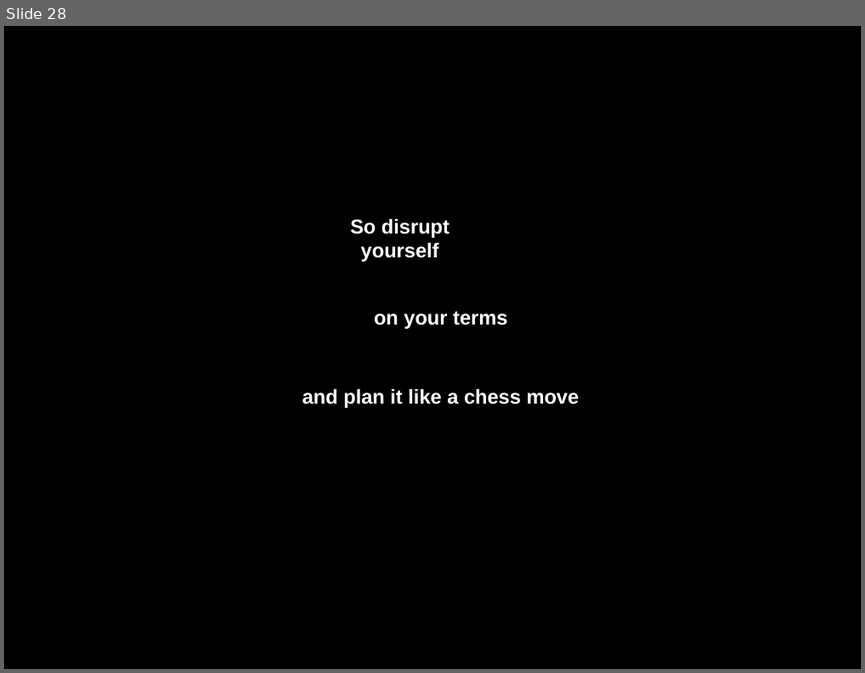
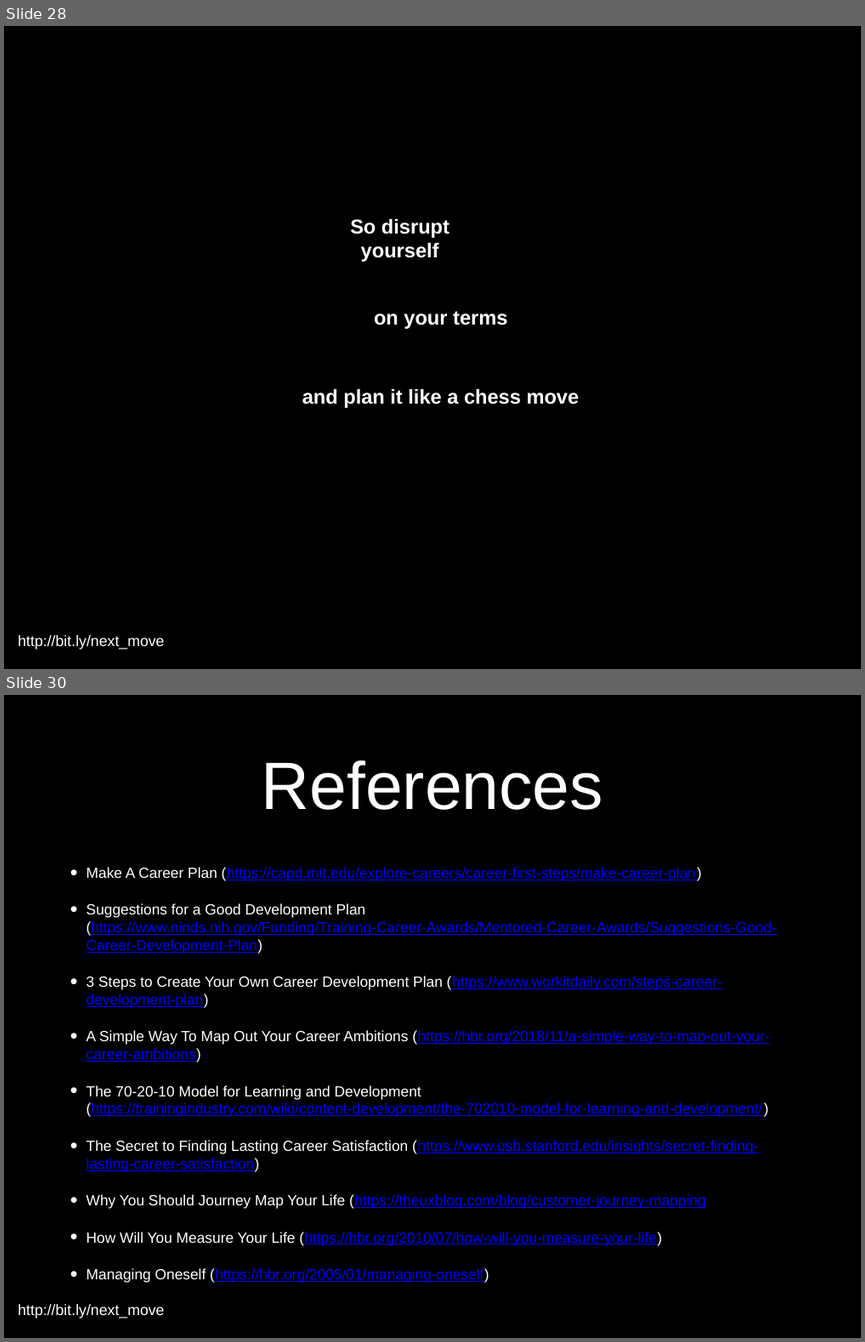
Before and after one commit to digitalbias/digitalbias.github.io, a slide deck: files/next_move.pptx. Shown one above the other, each under a label of ours: slide 28 before the commit, slides 28 and 30 after it; the slides between them are not shown. The pictures are 865x673 and 865x1342 pixels, drawn with LibreOffice and Linux fonts; fonts in the diff are those of the drawing; background and template pictures are left out. Boxes give left, top, right and bottom in pixels: in the first picture for what was removed or moved away, otherwise in the second. Text is boxed around its words. In the diff, an @@ line names an element or a change of style, - is before the commit and + after.

Commit message:
references added to keynote for next move

```diff
--- a/files/next_move.pptx
+++ b/files/next_move.pptx
@@ slide 30 added at box(4, 695, 861, 1338), background picture (left out); not listed: 1 template element that a slide beside it also shows @@
@@ title added at box(262, 760, 604, 810), 80 pt, text #FFFFFF @@
+References
@@ text added at box(86, 867, 777, 1282), 17.6 pt, text #0000FF, underline @@
+• Make A Career Plan (https://capd.mit.edu/explore-careers/career-first-steps/make-career-plan)
+• Suggestions for a Good Development Plan (https://www.ninds.nih.gov/Funding/Training-Career-Awards/Mentored-Career-Awards/Suggestions-Good-Career-Development-Plan)
+• 3 Steps to Create Your Own Career Development Plan (https://www.workitdaily.com/steps-career-development-plan)
+• A Simple Way To Map Out Your Career Ambitions (https://hbr.org/2018/11/a-simple-way-to-map-out-your-career-ambitions)
+• The 70-20-10 Model for Learning and Development (https://trainingindustry.com/wiki/content-development/the-702010-model-for-learning-and-development/)
+• The Secret to Finding Lasting Career Satisfaction (https://www.gsb.stanford.edu/insights/secret-finding-lasting-career-satisfaction)
+• Why You Should Journey Map Your Life (https://theuxblog.com/blog/customer-journey-mapping
+• How Will You Measure Your Life (https://hbr.org/2010/07/how-will-you-measure-your-life)
+• Managing Oneself (https://hbr.org/2005/01/managing-oneself)
@@ slide 28 changed as well @@
@@ text added at box(18, 635, 164, 649), 18 pt, text #FFFFFF @@
+http://bit.ly/next_move
```
Also in this commit, not shown: 25 other slides changed, 1 other slide added, 1 slide removed, 1 other file.
